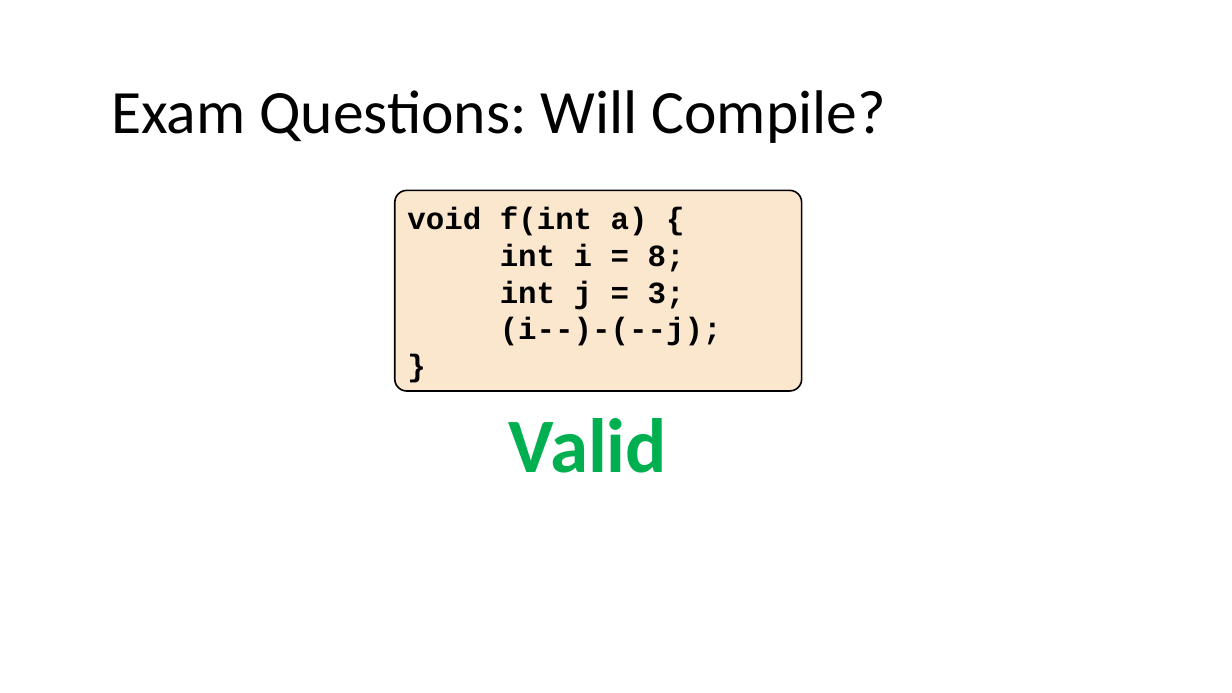
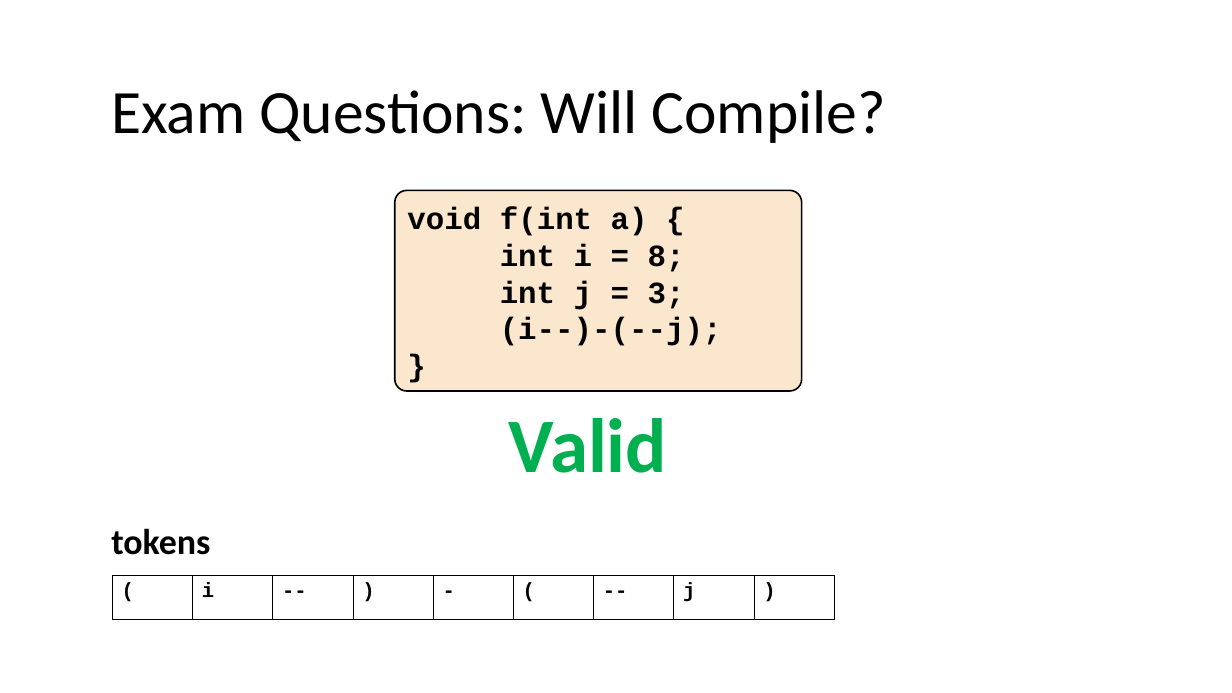
Before and after one commit to nivshani/compilation, a slide deck: slide 133 of slides/lexical_analysis.pptx (slide 132 before the commit). Drawn at 1232x693 pixels with LibreOffice and Linux fonts; fonts in the diff are those of the drawing. Boxes give left, top, right and bottom in pixels: in the first picture for what was removed or moved away, otherwise in the second. Text is boxed around its words. In the diff, an @@ line names an element or a change of style, - is before the commit and + after.

```diff
--- a/slides/lexical_analysis.pptx
+++ b/slides/lexical_analysis.pptx
@@ text added at box(111, 528, 210, 555), 28 pt, text #000000, bold @@
+tokens
@@ table added at box(113, 576, 836, 620), 1 rows, 9 columns @@
+( | i | -- | ) | - | ( | -- | j | )
```
Also in this commit, not shown: 17 other slides changed, 1 slide added, 1 other file.
